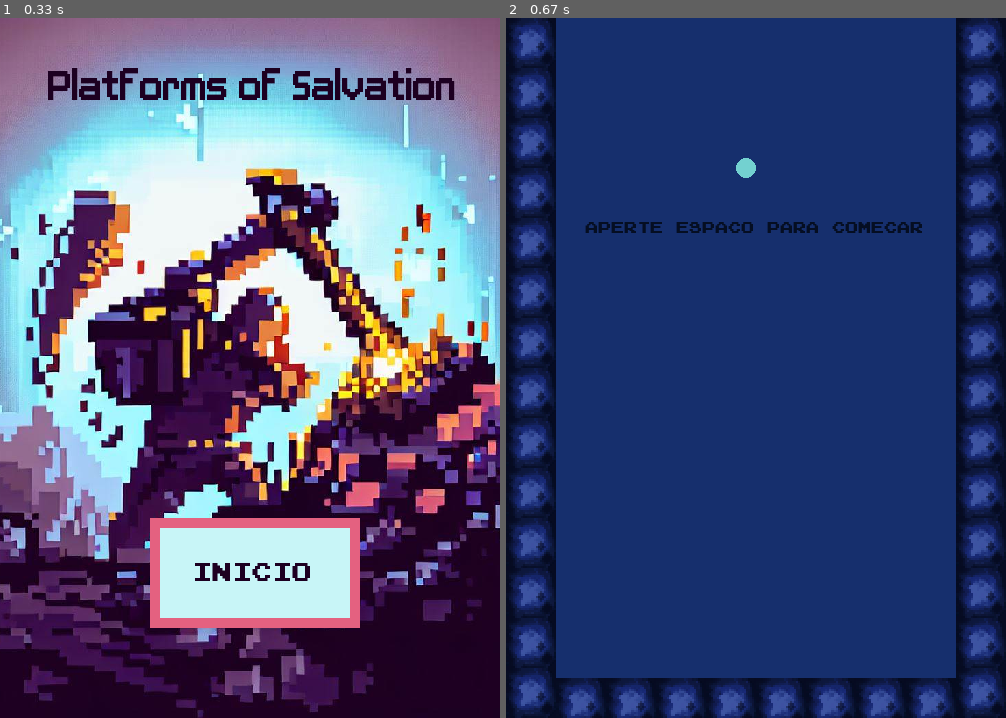
Above: before the commit, frames 1-2 (left to right).
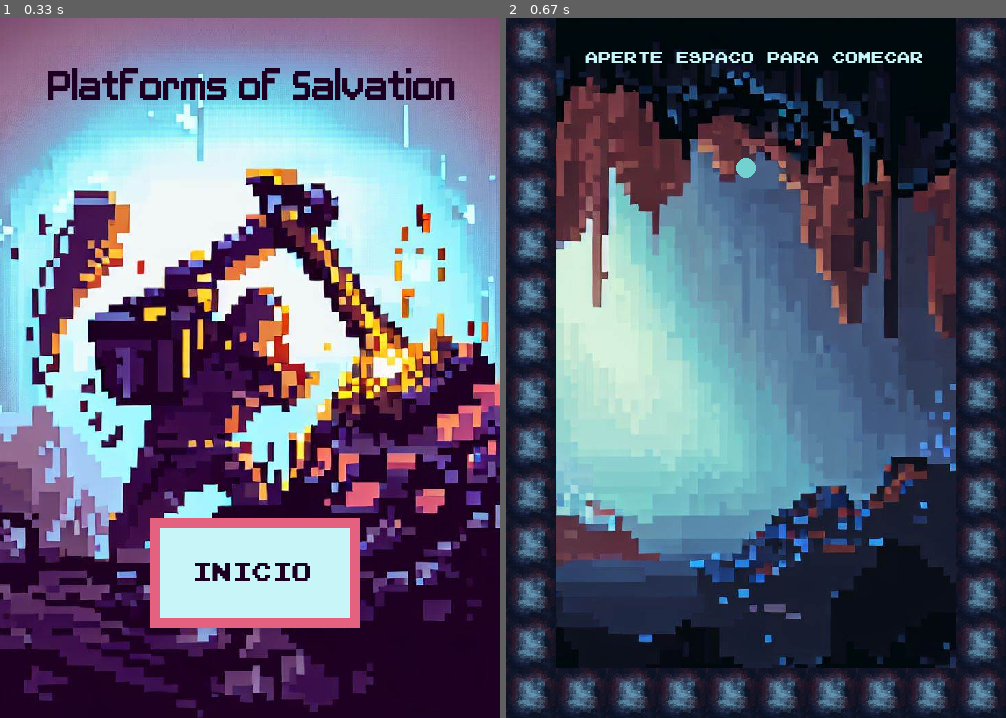
Above: after the commit, the same moments.

Repository: insper-classroom/devlife-23-1-projeto-pygame-esther_nina
Game: pygame game, started from code/jogo.py
The game is run twice, just before and just after one commit, with the same random seed, the same clock (stepped at 60 frames per second) and the same inputs.
Inputs (mouse positions are in pixels of both pictures, inside the frame that each line leads up to):
- Up to frame 1 (0.33 s): no input
- Up to frame 2 (0.67 s): press the mouse at (756, 571) at 0.37 s; move the mouse to (676, 417) at 0.47 s; release the mouse at (601, 263) at 0.6 s

Frame 1 is identical in both runs. In frame 2, 88% of the frame differs, in the area x 0-100%, y 0-100%.

Commit message:
melhorias estéticas

Diff:
--- a/code/funcoes.py
+++ b/code/funcoes.py
@@ -6,7 +6,7 @@
 AZUL_CLARINHO = (200, 245, 247)
 AZUL_BOLA = (115, 209, 208)
 ROSA = (228, 97, 128)
-AZUL_FUNDO = (22, 47, 109)
+AZUL_FUNDO = (23, 28, 48)
 
 class Jogo:
     def __init__(self):
@@ -21,8 +21,9 @@
         self.bolinha_vel = [75, 0]
         self.bolinha_tempo = 0
         # Loading de imagens e sons
-        self.bloco_img =  pygame.transform.scale(pygame.image.load('assets/bloquinho.png'), (50,50))
-        self.pedrinha_img = pygame.transform.scale(pygame.image.load('assets/pedrinha.png'),(40,40))
+        self.bloco_img =  pygame.transform.scale(pygame.image.load('assets/PEDRA.png'), (50, 50))
+        self.pedrinha_img = pygame.transform.scale(pygame.image.load('assets/pedrinha.png'),(40, 40))
+        self.caverna = pygame.transform.scale(pygame.image.load('assets/caverna.jpeg'),(700 , 700))
         self.window = pygame.display.set_mode(self.tamanho_tela)
         self.comecou = False
         self.qntd_linhas = 0
@@ -106,12 +107,13 @@
 
     def desenha(self):
         self.window.fill(AZUL_FUNDO)
+        self.window.blit(self.caverna, (- 200, 0))
         # Desenha pedras paredes
         x = 0
         y = 0
         while x <= self.tamanho_tela[0]:
             # BOTTOM
-            self.window.blit(self.bloco_img, (x, 660))
+            self.window.blit(self.bloco_img, (x, 650))
             x += 50
         while y <= self.tamanho_tela[1] - 50:
             # WALLS
@@ -123,8 +125,8 @@
         if self.comecou:
             self.bola_quica()
         else:
-            inicio = self.fonte.render('Aperte espaco para comecar', self.fonte, (5, 14, 34))
-            self.window.blit(inicio, (78, 200))
+            inicio = self.fonte.render('Aperte espaco para comecar', self.fonte, AZUL_CLARINHO)
+            self.window.blit(inicio, (78, 30))
         pygame.draw.circle(self.window, AZUL_BOLA, self.bolinha_pos, 10)
 
         # Desenha plataformas
@@ -156,9 +158,9 @@
 
     def desenha_plataforma(window):
         for plataforma in Plataformas.plataformas_anteriores:
-                pygame.draw.polygon(window, plataforma.cor, (plataforma.coordenadas_comeco, plataforma.coordenadas_final, (plataforma.coordenadas_final[0], plataforma.coordenadas_final[1] - 3), (plataforma.coordenadas_comeco[0], plataforma.coordenadas_comeco[1] -3)))
-
-    def colidiu(bola_pos):
+                pygame.draw.polygon(window, plataforma.cor, (plataforma.coordenadas_comeco, plataforma.coordenadas_final, (plataforma.coordenadas_final[0], plataforma.coordenadas_final[1] - 5), (plataforma.coordenadas_comeco[0], plataforma.coordenadas_comeco[1] - 5)))
+
+    def colidiu(bola_pos): # Cálculo de interssecção ponto e reta, porém limitada, para as colisões com plataformas
         for p in Plataformas.plataformas_anteriores:
             raio = 10
             a = - ((p.coordenadas_comeco[1] - p.coordenadas_final[1])/(p.coordenadas_comeco[0] - p.coordenadas_final[0]))
@@ -189,7 +191,6 @@
                     return 'flip'
                 else:
                     return 'continua'
-
             elif angulo_linha < 45 and angulo_linha > 20:
                 if vel_bola > 0:
                     return 'continua'
Binary file added: assets/PEDRA.png
Binary file removed: assets/bloquinho.png
Binary file added: assets/caverna.jpeg
